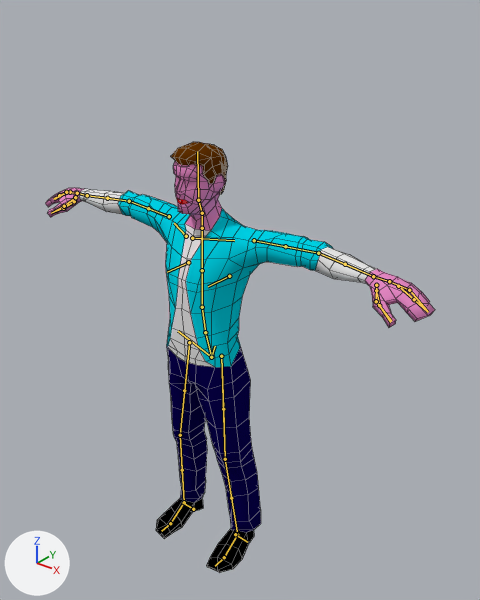
What one commit did to the Blender file blenders/characters.blend.
The view is the same before and after, from a 50 mm camera at (1.78, -1.96, 2.61) aimed at (0.08, 0.16, 1.29). Every picture has the same lights, and +X, +Y and +Z are marked at lower left. The bones that bend it are drawn over the model as lines. Mesh edges are drawn as thin lines.

In view in the first picture: 'base_male'.
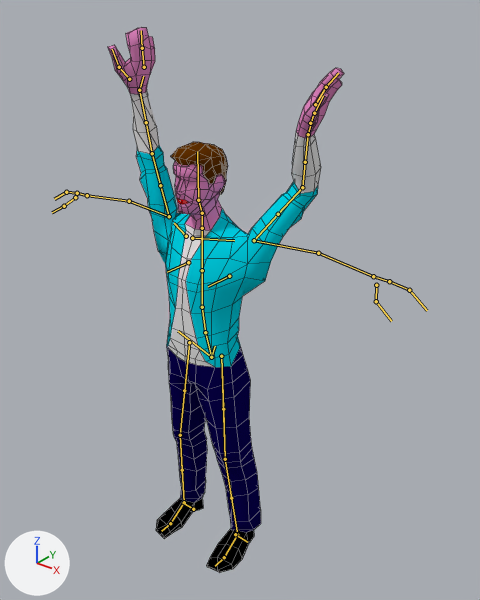
The newer file adds an action. The first version stands in its rest pose; the second is drawn at frame 9 of the action 'Pain'.

Pixel boxes (x1, y1, x2, y2) of what changed, in the pictures (480 x 600 px):
'base_male', posed (39% narrower, 27% taller): before (45, 142, 435, 572); after (108, 27, 344, 572)

The edits, one by one:
Bone 'upper_arm_ik.L' (bone_upper_arm_ik_l) turns from (0, 0, 0) to (0, -35, 0) degrees about its own x, y and z.
Bone 'upper_arm_ik.R' (bone_upper_arm_ik_r) turns from (0, 0, 0) to (0, 108, 0) degrees about its own x, y and z.
Bone 'hand_ik.R' (bone_hand_ik_r) moves from (0.0, 0.0, 0.0) to (0.579, -0.48, -0.013).
Bone 'hand_ik.R' (bone_hand_ik_r) turns from (0, 0, 0) to (-1, -35, -116) degrees about its own x, y and z.
Bone 'hand_ik.L' (bone_hand_ik_l) moves from (0.0, 0.0, 0.0) to (-0.424, -0.355, -0.142).
Bone 'hand_ik.L' (bone_hand_ik_l) turns from (0, 0, 0) to (-29, 19, 72) degrees about its own x, y and z.
